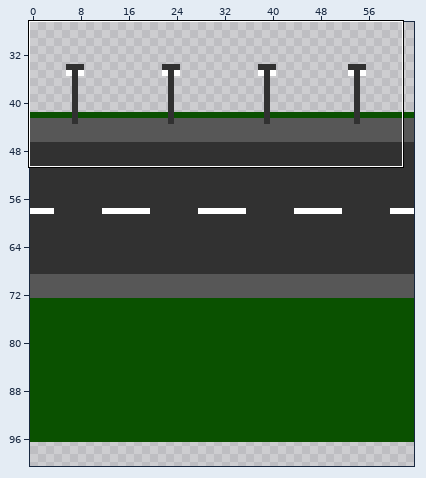
Two states of a sprite sheet, Abduction101/Assets/Sprites/Abduction101/Mockups/mockup_background_road.png. Above, an overview of the earlier version with the close-up marked.
Close-up. Before the edit:
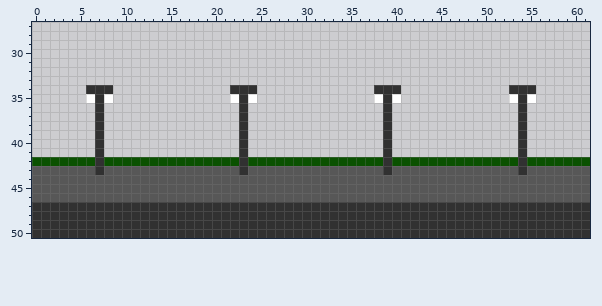
The file is 64x128 pixels. Shown: x 0..61, y 27..50. The wide view leaves out empty margins.
Once edited:
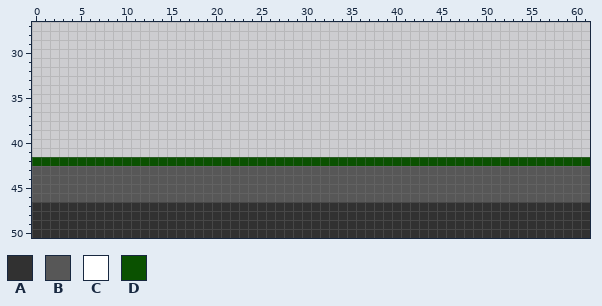
Palette (. is transparent): A #313131  B #575757  C #ffffff  D #0a5100
The edit:
The author changed colour A to colour B in row 43 at x 7, 23, 39 and 54.
The author changed colour A to colour D in row 42 at x 7, 23, 39 and 54.
The author cleared colour A in row 34 at x 6 to 8, 22 to 24, 38 to 40 and 53 to 55; in rows 35 to 41 at x 7, 23, 39 and 54.
The author cleared colour C in row 35 at x 6, 8, 22, 24, 38, 40, 53 and 55.
